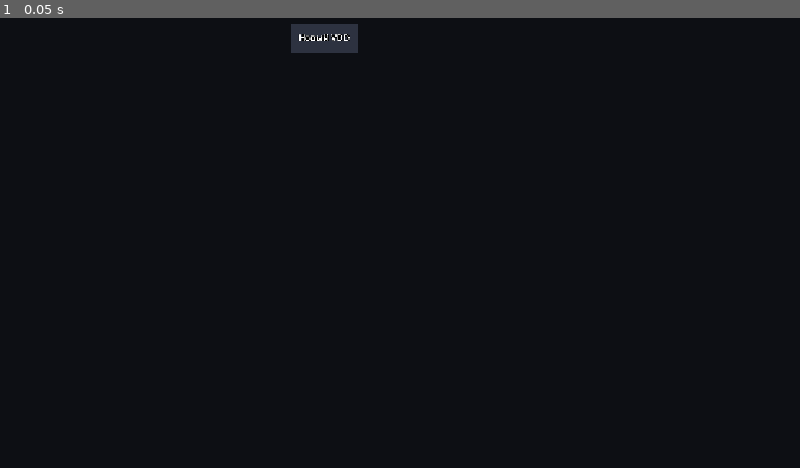
Above: before the commit, frame 1.
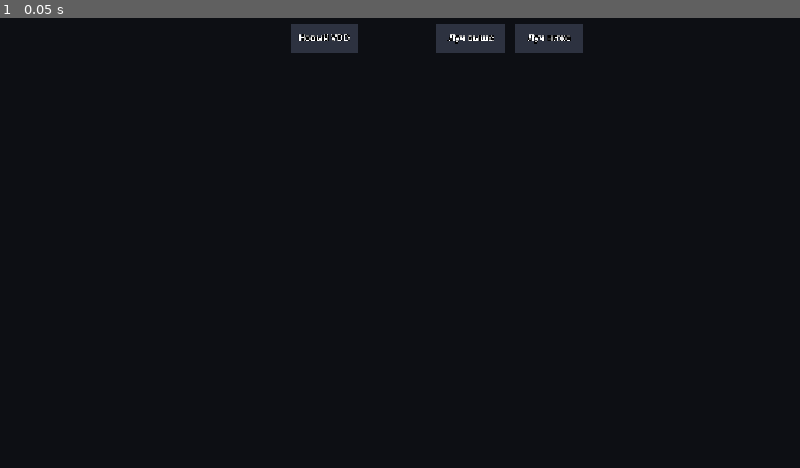
Above: after the commit, the same moment.

Repository: Cchebyrekk/WoRkSpace
Game: Godot game, scene res://scenes/main.tscn
The game is run twice, just before and just after one commit, with the same random seed, the same clock (stepped at 60 frames per second) and the same inputs.
Inputs:
- Up to frame 1 (0.05 s): no input

The runs differ from the first frame. In frame 1, 1.1% of the frame differs, in the area x 54-73%, y 1-8%.

Commit message:
Reconnect OpenXR after Link restarts; restore screen positions; tune ray origin in VR
Log OpenXR session events and state, and reinitialise the interface when the session is lost (signalled or detected by vanished hand trackers).

Fix reading detached.json: ConvertFrom-Json passed the array down the pipeline as one object, so remembered positions were never used.

Ray origin moved further towards the thumb, with temporary in-VR buttons to adjust it.

Checked headless only; the reconnect path has not been exercised.

Co-Authored-By: Claude Opus 5.5 <noreply@anthropic.com>

Diff:
--- a/src/main.gd
+++ b/src/main.gd
@@ -19,8 +19,10 @@
 ## 0 = ray follows the shoulder-to-hand line only, 1 = the rotation of the hand only.
 const HAND_ROTATION_WEIGHT := 0.8
 const RAY_SMOOTHING_SEC := 0.05
-## Where the ray starts: 0 = index knuckle, 1 = base of the thumb.
-const RAY_ORIGIN_TOWARDS_THUMB := 0.5
+## Where the ray starts: 0 = index knuckle, 1 = base of the thumb; adjustable in VR.
+const RAY_ORIGIN_TOWARDS_THUMB := 0.9
+const RAY_ORIGIN_STEP := 0.1
+const XR_RECONNECT_INTERVAL_SEC := 3.0
 
 const BUTTON_SIZE := Vector2(0.28, 0.12)
 const SCREEN_BUTTON_HOLD_SEC := 0.6
@@ -61,6 +63,13 @@
 var _status: Label3D
 var _log_timer := 0.0
 var _xr_ready := false
+var _xr: OpenXRInterface
+var _ray_origin_towards_thumb := RAY_ORIGIN_TOWARDS_THUMB
+## Seconds until the next reconnect attempt; negative while the session is healthy.
+var _reconnect_timer := -1.0
+var _last_session_state := -1
+var _hand_trackers_seen := false
+var _hand_trackers_missing_sec := 0.0
 
 
 func _ready() -> void:
@@ -83,13 +92,17 @@
 			" / ", RenderingServer.get_current_rendering_method())
 	var openxr := xr as OpenXRInterface
 	if openxr != null:
+		_xr = openxr
 		print("[xr] расширение hand tracking поддерживается средой: ", openxr.is_hand_tracking_supported())
 		openxr.session_begun.connect(_on_session_begun.bind(openxr))
+		for event: StringName in [&"session_stopping", &"session_focussed", &"session_visible", &"session_loss_pending", &"instance_exiting"]:
+			openxr.connect(event, _on_xr_event.bind(event))
 
 
 func _process(delta: float) -> void:
 	if not _xr_ready:
 		return
+	_update_xr_session(delta)
 
 	var lines: PackedStringArray = []
 	for i in 2:
@@ -111,7 +124,7 @@
 	_update_buttons(delta)
 	_update_rays()
 
-	lines.append("Экранов Windows: %d%s" % [DisplayServer.get_screen_count(), ("  |  " + _vdd_message) if _vdd_message != "" else ""])
+	lines.append("Экранов Windows: %d  |  начало луча %.1f%s" % [DisplayServer.get_screen_count(), _ray_origin_towards_thumb, ("  |  " + _vdd_message) if _vdd_message != "" else ""])
 	_status.text = "\n".join(lines)
 
 	_log_timer += delta
@@ -134,6 +147,60 @@
 
 func _on_session_begun(openxr: OpenXRInterface) -> void:
 	print("[xr] сессия начата, частота: ", openxr.display_refresh_rate, " Гц")
+
+
+func _on_xr_event(event: StringName) -> void:
+	print("[xr] событие: ", event)
+	if event == &"session_loss_pending" or event == &"instance_exiting":
+		_schedule_reconnect()
+
+
+func _schedule_reconnect() -> void:
+	if _reconnect_timer < 0.0:
+		_reconnect_timer = XR_RECONNECT_INTERVAL_SEC
+
+
+## Logs session state changes and brings the session back after the runtime drops
+## it (Quest Link restarts whenever a display driver instance is toggled).
+func _update_xr_session(delta: float) -> void:
+	if _xr == null:
+		return
+	if _xr.has_method(&"get_session_state"):
+		var state: int = _xr.call(&"get_session_state")
+		if state != _last_session_state:
+			_last_session_state = state
+			print("[xr] состояние сессии: ", state)
+
+	# The runtime does not always announce the loss; vanished hand trackers also mean it.
+	if XRServer.get_tracker(HAND_TRACKER_NAMES[0]) != null:
+		_hand_trackers_seen = true
+		_hand_trackers_missing_sec = 0.0
+	elif _hand_trackers_seen and _reconnect_timer < 0.0:
+		_hand_trackers_missing_sec += delta
+		if _hand_trackers_missing_sec > XR_RECONNECT_INTERVAL_SEC:
+			print("[xr] трекеры рук пропали — считаю сессию потерянной")
+			_hand_trackers_seen = false
+			_schedule_reconnect()
+
+	if _reconnect_timer < 0.0:
+		return
+	_reconnect_timer -= delta
+	if _reconnect_timer > 0.0:
+		return
+	print("[xr] пробую переподключиться…")
+	if _xr.is_initialized():
+		_xr.uninitialize()
+	if _xr.initialize():
+		get_viewport().use_xr = true
+		_reconnect_timer = -1.0
+		print("[xr] переподключено")
+	else:
+		_reconnect_timer = XR_RECONNECT_INTERVAL_SEC
+
+
+func _on_ray_origin_button(step: float) -> void:
+	_ray_origin_towards_thumb = clampf(_ray_origin_towards_thumb + step, -0.5, 2.0)
+	print("[ray] начало луча: %.1f" % _ray_origin_towards_thumb)
 
 
 func _on_button_pressed(button: String, side: int) -> void:
@@ -220,7 +287,7 @@
 		pointer.active = true
 		pointer.mode = "рука"
 		var thumb_base := tracker.get_hand_joint_transform(XRHandTracker.HAND_JOINT_THUMB_PHALANX_PROXIMAL).origin
-		pointer.origin = to_world * index_knuckle.lerp(thumb_base, RAY_ORIGIN_TOWARDS_THUMB)
+		pointer.origin = to_world * index_knuckle.lerp(thumb_base, _ray_origin_towards_thumb)
 		pointer.pinch_mm = thumb_tip.distance_to(index_tip) * 1000.0
 		pointer.direction = PointerMath.smooth_direction(previous, target, delta, RAY_SMOOTHING_SEC)
 		pointer.pressed = PointerMath.pinch_state(was_pressed, thumb_tip.distance_to(index_tip), PINCH_PRESS_DISTANCE, PINCH_RELEASE_DISTANCE)
@@ -386,6 +453,12 @@
 	var exit_button := _add_button("Выход", Vector3(0.45, 1.0, -1.2), EXIT_BUTTON_HOLD_SEC)
 	exit_button.activated.connect(_quit)
 
+	# Temporary tuning aid: the chosen value ends up in the log and becomes the default.
+	var ray_up_button := _add_button("Луч выше", Vector3(0.29, 0.84, -1.2), 0.3)
+	ray_up_button.activated.connect(_on_ray_origin_button.bind(-RAY_ORIGIN_STEP))
+	var ray_down_button := _add_button("Луч ниже", Vector3(0.61, 0.84, -1.2), 0.3)
+	ray_down_button.activated.connect(_on_ray_origin_button.bind(RAY_ORIGIN_STEP))
+
 
 func _add_button(text: String, at: Vector3, hold_time: float) -> VrButton:
 	var button := VrButton.new(text, BUTTON_SIZE, hold_time)
Not shown, changed: CLAUDE.md
Not shown, changed: tools/display_topology.ps1
